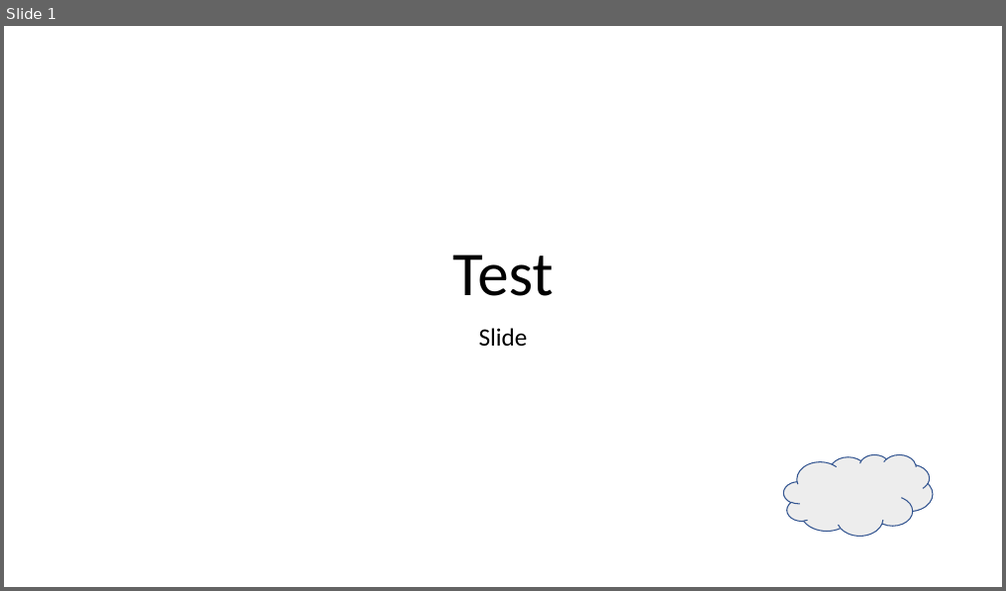
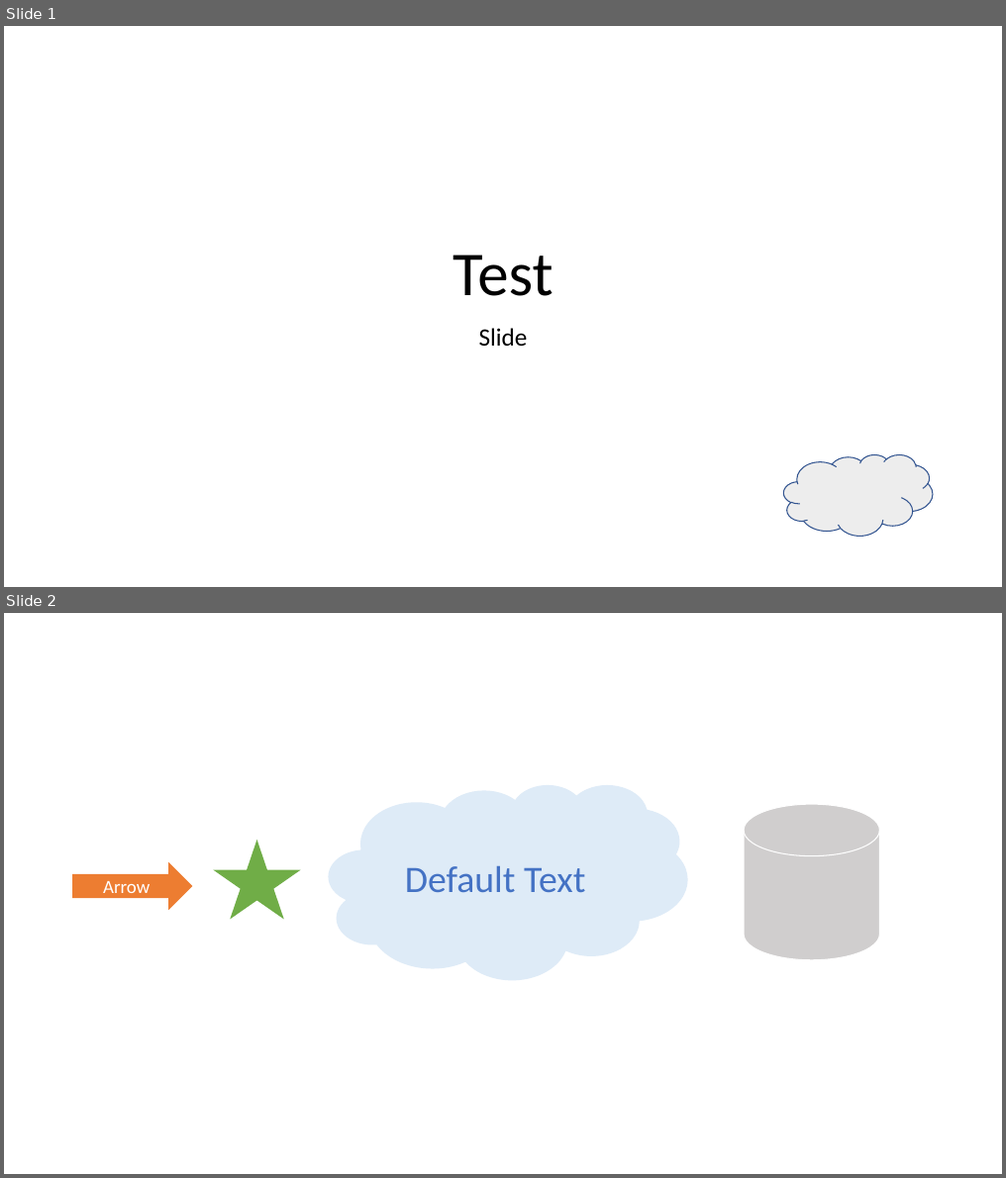
Before and after one commit to singerla/pptx-automizer, a slide deck: __tests__/pptx-templates/SlideWithShapes.pptx. Shown one above the other, each under a label of ours: slide 1 before the commit, slides 1 and 2 after it. The pictures are 1006x591 and 1006x1178 pixels, drawn with LibreOffice and Linux fonts; fonts in the diff are those of the drawing. Boxes give left, top, right and bottom in pixels: in the first picture for what was removed or moved away, otherwise in the second. Text is boxed around its words. In the diff, an @@ line names an element or a change of style, - is before the commit and + after.

```diff
--- a/__tests__/pptx-templates/SlideWithShapes.pptx
+++ b/__tests__/pptx-templates/SlideWithShapes.pptx
@@ slide 2 added at [4,613,1002,1174], background #FFFFFF @@
@@ cloud added at [329,784,688,980], fill #DEEBF7, 36 pt, text #4472C4 @@
+Default Text
@@ cylinder added at [744,804,880,960], fill #D0CECE, outline #FFFFFF 1 pt @@
@@ star added at [214,840,301,919], fill #70AD47 @@
@@ right arrow added at [72,862,192,910], fill #ED7D31, 18 pt, text #FFFFFF @@
+Arrow
```
Also in this commit, not shown: 16 other files.
